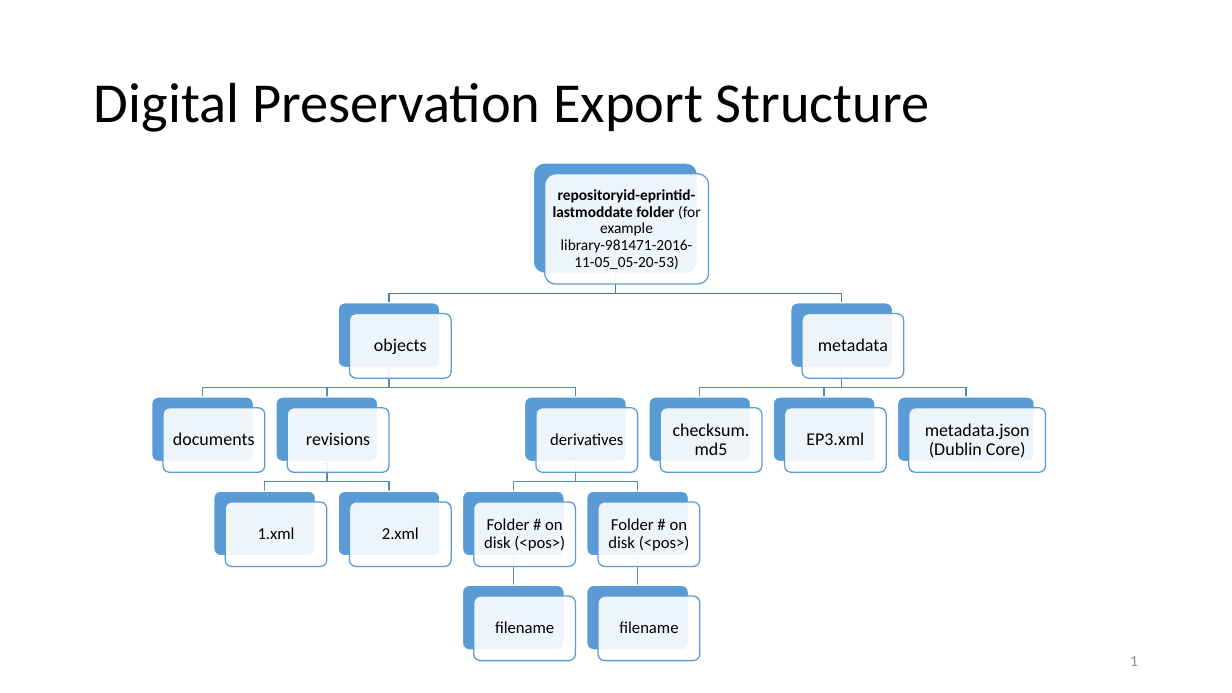
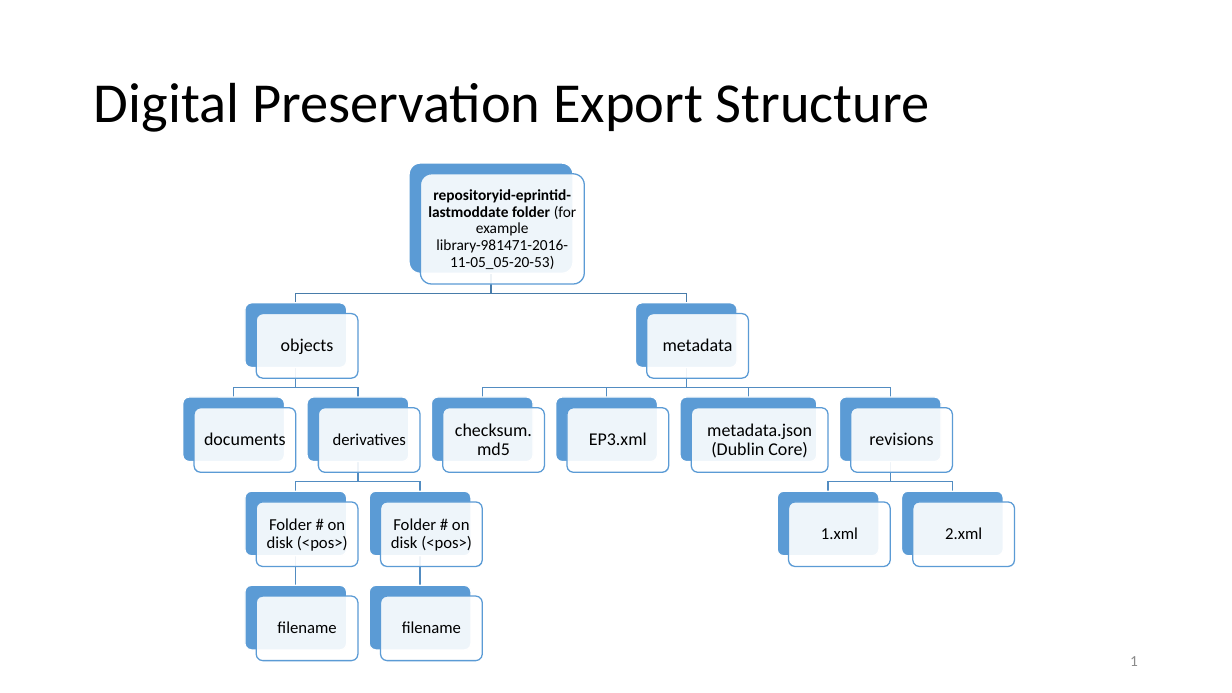
Before and after one commit to eprintsug/EPrintsArchivematica, a slide deck: slide 1 of EPrintsArchivematicaExportStructure-v2.pptx. Drawn at 1232x693 pixels with LibreOffice and Linux fonts; fonts in the diff are those of the drawing. Boxes give left, top, right and bottom in pixels: in the first picture for what was removed or moved away, otherwise in the second. Text is boxed around its words. In the diff, an @@ line names an element or a change of style, - is before the commit and + after.

Commit message:
Updated export structure to move "revisions" folder under metadata

```diff
--- a/EPrintsArchivematicaExportStructure-v2.pptx
+++ b/EPrintsArchivematicaExportStructure-v2.pptx
@@ 2 rounded rectangles, 1 text moved together from (x1=533, y1=163, x2=709, y2=284) to (x1=409, y1=163, x2=584, y2=284) @@
@@ freeform shape resized from (x1=616, y1=274, x2=842, y2=303) to (x1=296, y1=274, x2=491, y2=303) @@
@@ freeform shape resized from (x1=389, y1=274, x2=616, y2=303) to (x1=491, y1=274, x2=686, y2=303) @@
@@ 2 rounded rectangles, 1 text moved together from (x1=791, y1=303, x2=904, y2=378) to (x1=636, y1=303, x2=749, y2=378) @@
@@ freeform shape resized from (x1=202, y1=368, x2=389, y2=397) to (x1=234, y1=368, x2=296, y2=397) @@
@@ freeform shape moved from (x1=327, y1=368, x2=389, y2=397) to (x1=296, y1=368, x2=358, y2=397) @@
@@ freeform shape resized from (x1=389, y1=368, x2=576, y2=397) to (x1=482, y1=368, x2=687, y2=397) @@
@@ freeform shape resized from (x1=576, y1=462, x2=638, y2=492) to (x1=606, y1=368, x2=686, y2=397) @@
@@ freeform shape resized from (x1=700, y1=368, x2=842, y2=397) to (x1=687, y1=368, x2=891, y2=397) @@
@@ freeform shape resized from (x1=824, y1=368, x2=842, y2=397) to (x1=687, y1=368, x2=749, y2=397) @@
@@ text "derivatives" moved from (x1=550, y1=433, x2=623, y2=445) to (x1=333, y1=433, x2=406, y2=445) @@
@@ rounded rectangle moved from (x1=463, y1=492, x2=565, y2=556) to (x1=432, y1=397, x2=533, y2=462) @@
@@ rounded rectangle moved from (x1=474, y1=502, x2=576, y2=567) to (x1=443, y1=408, x2=544, y2=472) @@
@@ 3 texts moved together from (x1=673, y1=423, x2=1030, y2=458) to (x1=455, y1=423, x2=812, y2=458) @@
@@ rounded rectangle resized from (x1=649, y1=397, x2=750, y2=462) to (x1=680, y1=397, x2=817, y2=462) @@
@@ rounded rectangle resized from (x1=661, y1=408, x2=762, y2=472) to (x1=691, y1=408, x2=828, y2=472) @@
@@ rounded rectangle moved from (x1=774, y1=397, x2=875, y2=462) to (x1=839, y1=397, x2=941, y2=462) @@
@@ rounded rectangle moved from (x1=785, y1=408, x2=886, y2=472) to (x1=851, y1=408, x2=953, y2=472) @@
@@ freeform shape moved from (x1=514, y1=462, x2=576, y2=492) to (x1=828, y1=462, x2=890, y2=492) @@
@@ freeform shape resized from (x1=842, y1=368, x2=967, y2=397) to (x1=891, y1=462, x2=953, y2=492) @@
@@ 10 rounded rectangles, 2 freeform shapes, 1 text moved together from (x1=152, y1=397, x2=638, y2=567) to (x1=183, y1=397, x2=669, y2=567) @@
@@ rounded rectangle moved from (x1=587, y1=492, x2=689, y2=556) to (x1=777, y1=492, x2=879, y2=556) @@
@@ rounded rectangle moved from (x1=598, y1=502, x2=700, y2=567) to (x1=788, y1=502, x2=890, y2=567) @@
@@ rounded rectangle resized from (x1=897, y1=397, x2=1034, y2=462) to (x1=902, y1=492, x2=1004, y2=556) @@
@@ rounded rectangle resized from (x1=909, y1=408, x2=1046, y2=472) to (x1=913, y1=502, x2=1015, y2=567) @@
@@ 3 texts moved together from (x1=258, y1=432, x2=419, y2=539) to (x1=821, y1=432, x2=982, y2=539) @@
@@ 2 texts, 2 rounded rectangles, 1 freeform shape moved together from (x1=587, y1=518, x2=700, y2=661) to (x1=245, y1=518, x2=358, y2=661) @@
@@ 4 rounded rectangles, 3 texts, 1 freeform shape moved together from (x1=338, y1=303, x2=576, y2=661) to (x1=245, y1=303, x2=482, y2=661) @@
```
Also in this commit, not shown: 1 other file.
